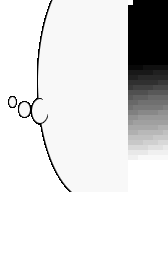
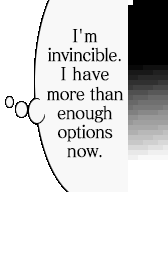
Revision of a layered w=168, h=256 image; what changed, layer by layer:
added layer "I'm invincible. I have more than enough options now." above "Layer 1" over [47, 28, 124, 158]
painted on "Layer 1" over [55, 28, 110, 192]
painted on "Layer 0" over [5, 0, 93, 192]
